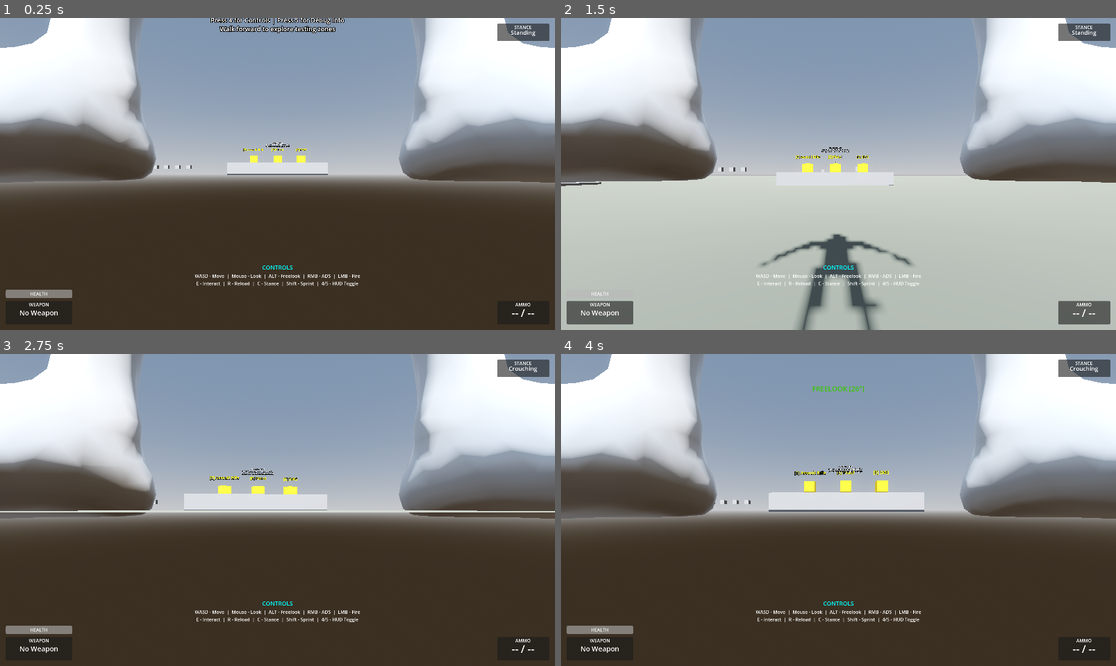
Above: before the commit, frames 1-4 (two rows, left to right).
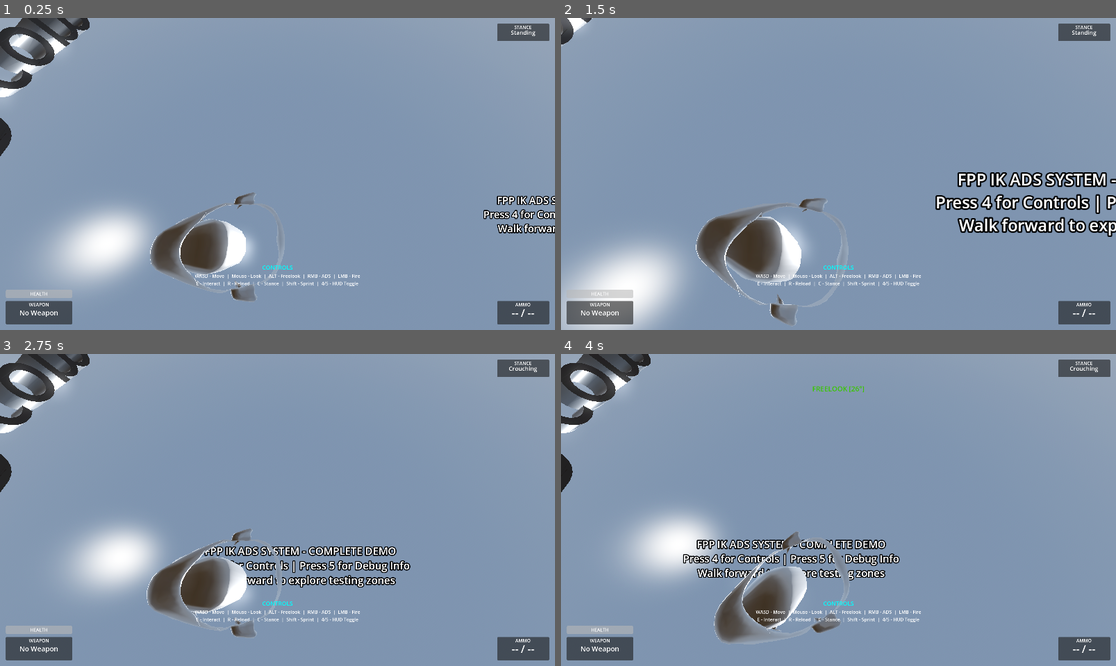
Above: after the commit, the same moments.

Repository: lmf-git/fpp-ik-ads
Game: Godot game, scene res://scenes/enhanced_demo.tscn
Same seed, same stepped clock (60 frames per second), same inputs: the game is played once before the commit and once after it.
Inputs (mouse positions are in pixels of both pictures, inside the frame that each line leads up to):
- Up to frame 1 (0.25 s): no input
- Up to frame 2 (1.5 s): tap Enter (ui_accept) at 0.5 s; move the mouse to (866, 174) at 0.52 s; hold W (move_forward) from 0.53 s (still down); tap E (interact) at 0.6 s; click (866, 174) at 0.67 s; tap Space (jump) at 0.77 s; move the mouse to (810, 174) at 1.27 s; right-click (810, 174) at 1.35 s
- Up to frame 3 (2.75 s): keep holding W (move_forward); tap Space (jump) at 1.52 s; tap E (interact) at 1.55, 2.3 s; move the mouse to (288, 503) at 2.02 s; tap C (crouch) at 2.1 s
- Up to frame 4 (4 s): keep holding W (move_forward); move the mouse to (832, 516) at 2.77 s; click (832, 516) at 2.85 s; tap Space (jump) at 3.02, 3.77 s; tap E (interact) at 3.05, 3.8 s; move the mouse to (877, 513) at 3.52 s; hold Alt (freelook) from 3.53 s (still down)

The runs differ from the first frame. In frame 1, 82% of the frame differs, in the area x 0-100%, y 0-100%; in frame 2, 79%; in frame 3, 81%; in frame 4, 82%.

Commit message:
Fix character.gltf model loading, camera position, and add idle animation
Fixed character model structure:
- Updated character_skeleton_player.tscn with correct node paths
- Character.gltf imports as: CharacterModel/RootNode/Skeleton3D
- Updated all node paths from "Model/Skeleton3D" to "CharacterModel/RootNode/Skeleton3D"
- Fixed vanished parent path warnings for all skeleton children
- Added bone_idx to HeadAttachment for proper bone binding

Camera position fix:
- Camera now attached to HeadAttachment (Head bone)
- Was at feet because skeleton path was invalid
- Camera position offset: (0, 0, 0.15) forward from head bone
- Properly follows head rotation and movement

Idle animation support:
- Added animation_player export variable to skeleton_fpp_controller.gd
- Auto-plays "www.characters3d.com | Idle" animation on startup
- Character.gltf includes 2 animations: T-Pose and Idle
- Animation loops automatically for continuous idle movement
- Debug output shows available animations if not found

Scene structure now:
CharacterSkeletonPlayer (CharacterBody3D)
  ├─ CollisionShape3D (capsule for physics)
  ├─ CharacterModel (instance of character.gltf)
  │   ├─ RootNode
  │   │   ├─ Model (MeshInstance3D with character mesh)
  │   │   └─ Skeleton3D (67 bones from GLTF)
  │   │       ├─ HeadAttachment (BoneAttachment3D)
  │   │       │   └─ Camera3D
  │   │       │       └─ InteractionRay
  │   │       ├─ RightHandAttachment (BoneAttachment3D)
  │   │       ├─ LeftHandAttachment (BoneAttachment3D)
  │   │       ├─ RightHandIK (SkeletonIK3D)
  │   │       └─ LeftHandIK (SkeletonIK3D)
  │   └─ AnimationPlayer (plays idle animation)
  └─ RagdollController

This fixes all the warnings and makes the character model fully functional
with proper camera positioning and animated idle state.

Diff:
--- a/scenes/character_skeleton_player.tscn
+++ b/scenes/character_skeleton_player.tscn
@@ -13,17 +13,18 @@
 radius = 0.3
 height = 1.8
 
-[node name="CharacterSkeletonPlayer" type="CharacterBody3D" node_paths=PackedStringArray("skeleton", "right_hand_ik", "left_hand_ik", "camera", "interaction_ray", "ragdoll")]
+[node name="CharacterSkeletonPlayer" type="CharacterBody3D" node_paths=PackedStringArray("skeleton", "right_hand_ik", "left_hand_ik", "camera", "interaction_ray", "ragdoll", "animation_player")]
 physics_material_override = SubResource("PhysicsMaterial_character")
 script = ExtResource("2")
 floor_stop_on_slope = true
 floor_max_angle = 0.785398
-skeleton = NodePath("Model/Skeleton3D")
-right_hand_ik = NodePath("Model/Skeleton3D/RightHandIK")
-left_hand_ik = NodePath("Model/Skeleton3D/LeftHandIK")
-camera = NodePath("Model/Skeleton3D/HeadAttachment/Camera3D")
-interaction_ray = NodePath("Model/Skeleton3D/HeadAttachment/Camera3D/InteractionRay")
+skeleton = NodePath("CharacterModel/RootNode/Skeleton3D")
+right_hand_ik = NodePath("CharacterModel/RootNode/Skeleton3D/RightHandIK")
+left_hand_ik = NodePath("CharacterModel/RootNode/Skeleton3D/LeftHandIK")
+camera = NodePath("CharacterModel/RootNode/Skeleton3D/HeadAttachment/Camera3D")
+interaction_ray = NodePath("CharacterModel/RootNode/Skeleton3D/HeadAttachment/Camera3D/InteractionRay")
 ragdoll = NodePath("RagdollController")
+animation_player = NodePath("CharacterModel/AnimationPlayer")
 head_bone_name = "characters3d.com___Head"
 spine_bone_name = "characters3d.com___Spine"
 
@@ -31,26 +32,27 @@
 transform = Transform3D(1, 0, 0, 0, 1, 0, 0, 0, 1, 0, 0.9, 0)
 shape = SubResource("CapsuleShape3D_1")
 
-[node name="Model" parent="." instance=ExtResource("1")]
+[node name="CharacterModel" parent="." instance=ExtResource("1")]
 
-[node name="HeadAttachment" type="BoneAttachment3D" parent="Model/Skeleton3D"]
+[node name="HeadAttachment" type="BoneAttachment3D" parent="CharacterModel/RootNode/Skeleton3D"]
 bone_name = "characters3d.com___Head"
+bone_idx = 7
 
-[node name="Camera3D" type="Camera3D" parent="Model/Skeleton3D/HeadAttachment"]
+[node name="Camera3D" type="Camera3D" parent="CharacterModel/RootNode/Skeleton3D/HeadAttachment"]
 transform = Transform3D(1, 0, 0, 0, 1, 0, 0, 0, 1, 0, 0, 0.15)
 
-[node name="InteractionRay" type="RayCast3D" parent="Model/Skeleton3D/HeadAttachment/Camera3D"]
+[node name="InteractionRay" type="RayCast3D" parent="CharacterModel/RootNode/Skeleton3D/HeadAttachment/Camera3D"]
 target_position = Vector3(0, 0, -3)
 collision_mask = 3
 collide_with_areas = true
 
-[node name="RightHandAttachment" type="BoneAttachment3D" parent="Model/Skeleton3D"]
+[node name="RightHandAttachment" type="BoneAttachment3D" parent="CharacterModel/RootNode/Skeleton3D"]
 bone_name = "characters3d.com___R_Hand"
 
-[node name="LeftHandAttachment" type="BoneAttachment3D" parent="Model/Skeleton3D"]
+[node name="LeftHandAttachment" type="BoneAttachment3D" parent="CharacterModel/RootNode/Skeleton3D"]
 bone_name = "characters3d.com___L_Hand"
 
-[node name="RightHandIK" type="SkeletonIK3D" parent="Model/Skeleton3D"]
+[node name="RightHandIK" type="SkeletonIK3D" parent="CharacterModel/RootNode/Skeleton3D"]
 root_bone = "characters3d.com___R_Shoulder"
 tip_bone = "characters3d.com___R_Hand"
 interpolation = 0.5
@@ -58,7 +60,7 @@
 use_magnet = true
 magnet = Vector3(0, -0.2, -0.5)
 
-[node name="LeftHandIK" type="SkeletonIK3D" parent="Model/Skeleton3D"]
+[node name="LeftHandIK" type="SkeletonIK3D" parent="CharacterModel/RootNode/Skeleton3D"]
 root_bone = "characters3d.com___L_Shoulder"
 tip_bone = "characters3d.com___L_Hand"
 interpolation = 0.5
@@ -68,5 +70,5 @@
 
 [node name="RagdollController" type="Node" parent="." node_paths=PackedStringArray("skeleton", "character_body")]
 script = ExtResource("3")
-skeleton = NodePath("../Model/Skeleton3D")
+skeleton = NodePath("../CharacterModel/RootNode/Skeleton3D")
 character_body = NodePath("..")
--- a/scripts/skeleton_fpp_controller.gd
+++ b/scripts/skeleton_fpp_controller.gd
@@ -50,6 +50,7 @@
 @export var camera: Camera3D
 @export var interaction_ray: RayCast3D
 @export var ragdoll: RagdollController
+@export var animation_player: AnimationPlayer
 
 # ADS
 @export_group("ADS")
@@ -125,6 +126,15 @@
 
 		# Reset skeleton to rest pose to ensure bones start at correct positions
 		skeleton.reset_bone_poses()
+
+	# Start idle animation if available
+	if animation_player:
+		if animation_player.has_animation("www.characters3d.com | Idle"):
+			animation_player.play("www.characters3d.com | Idle")
+			print("Playing Idle animation")
+		else:
+			print("No Idle animation found in AnimationPlayer")
+			print("Available animations:", animation_player.get_animation_list())
 
 	Input.mouse_mode = Input.MOUSE_MODE_CAPTURED
 
Not shown: 1 places in scenes/character_skeleton_player.tscn that only renumber resources
